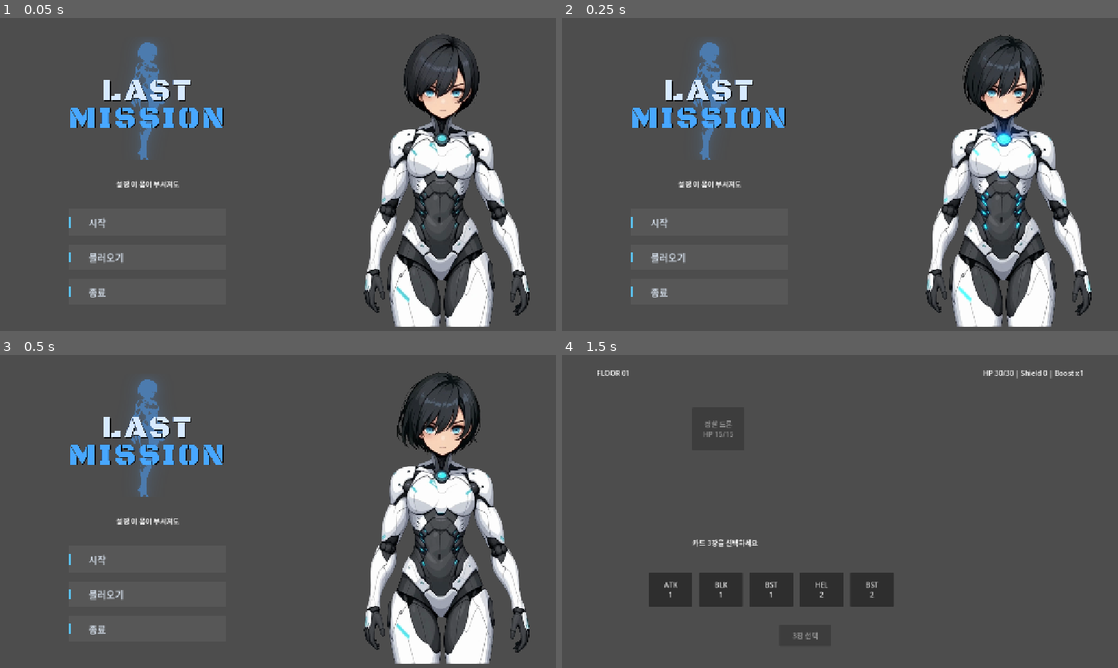
Above: before the commit, frames 1-4 (two rows, left to right).
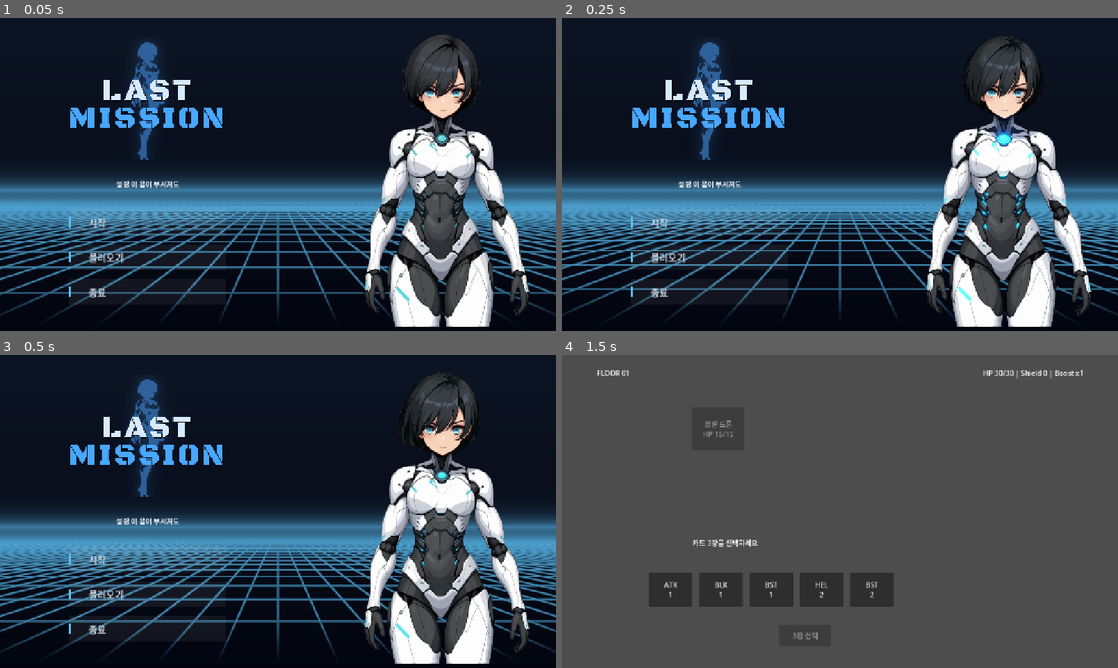
Above: after the commit, the same moments.

Repository: solitaryflyingbird/game_2026_02
Game: Godot game, scene res://main.tscn
The game is run twice, just before and just after one commit, with the same random seed, the same clock (stepped at 60 frames per second) and the same inputs. The project has no main scene, so this scene is started directly.
Inputs:
- Up to frame 1 (0.05 s): no input
- Up to frame 2 (0.25 s): no input
- Up to frame 3 (0.5 s): no input
- Up to frame 4 (1.5 s): click "시작" at 0.5 s; click "전투 개시" at 1.25 s

The runs differ from the first frame. In frame 1, 82% of the frame differs, in the area x 0-100%, y 0-100%; in frame 2, 82%; in frame 3, 82%; in frame 4, nothing differs.

Commit message:
와이어프레임 배경 셰이더 + 캐릭터 가장자리 픽셀 정리
- ui/title_grid.gdshader: Tron 그리드 + 호라이즌 글로우 (TIME 기반 스크롤)
- ui/character_edge.gdshader: 머리 가장자리 다크닝 (어두운 이웃 컨텍스트
  기반)
- main.tscn: background_grid ColorRect 추가, character_idle에 edge 셰이더
  머터리얼 연결, 캐릭터 스케일/위치 조정
- 에셋/타이틀/*.png: alpha bleed + 흰색 가장자리 정리 + 머리마스크 영역
  내 이상치(주변 평균 대비 튀는 밝은 픽셀) 제거
- 에셋/타이틀/머리마스크.png: 가장자리 정리 영역 마스크
- mockup/: 도시 실루엣 3안 + 와이어프레임 배경 안 추가, 미선택 안 정리

Co-Authored-By: Claude Opus 4.6 (1M context) <noreply@anthropic.com>

Diff:
--- a/main.tscn
+++ b/main.tscn
@@ -12,6 +12,26 @@
 [ext_resource type="Texture2D" uid="uid://gmc462r3rd1e" path="res://에셋/타이틀/7.png" id="10_ch7"]
 [ext_resource type="Texture2D" uid="uid://ba1y1qqqsb0jq" path="res://에셋/타이틀/8.png" id="11_ch8"]
 [ext_resource type="PackedScene" path="res://ui/title_button.tscn" id="12_titlebtn"]
+[ext_resource type="Shader" uid="uid://bgpaetre5ndfc" path="res://ui/title_grid.gdshader" id="13_grid"]
+[ext_resource type="Shader" uid="uid://vxoq4uuuojc0" path="res://ui/character_edge.gdshader" id="14_chredge"]
+
+[sub_resource type="ShaderMaterial" id="ShaderMaterial_grid"]
+shader = ExtResource("13_grid")
+shader_parameter/scroll_speed = 0.25
+shader_parameter/horizon = 0.55
+shader_parameter/line_color = Color(0.357, 0.753, 0.925, 1)
+shader_parameter/bg_top = Color(0.05, 0.08, 0.14, 1)
+shader_parameter/bg_bot = Color(0.01, 0.02, 0.06, 1)
+shader_parameter/grid_size = 0.4
+shader_parameter/horizon_glow = 0.6
+shader_parameter/line_intensity = 0.7
+
+[sub_resource type="ShaderMaterial" id="ShaderMaterial_chredge"]
+shader = ExtResource("14_chredge")
+shader_parameter/hair_brightness_max = 0.4
+shader_parameter/hair_min_dark = 3
+shader_parameter/darken_strength = 1.0
+shader_parameter/edge_alpha_threshold = 0.98
 
 [sub_resource type="SpriteFrames" id="SpriteFrames_idle"]
 animations = [{
@@ -56,7 +76,15 @@
 offset_right = 40.0
 offset_bottom = 40.0
 
+[node name="background_grid" type="ColorRect" parent="run_ui/title_screen" unique_id=338069454]
+material = SubResource("ShaderMaterial_grid")
+layout_mode = 0
+offset_right = 1280.0
+offset_bottom = 720.0
+mouse_filter = 2
+
 [node name="character_idle" type="AnimatedSprite2D" parent="run_ui/title_screen" unique_id=685858756]
+material = SubResource("ShaderMaterial_chredge")
 position = Vector2(1020, 360)
 scale = Vector2(0.55, 0.55)
 sprite_frames = SubResource("SpriteFrames_idle")
--- a/mockup/button_안A_사이드바.svg
+++ /dev/null
@@ -1,44 +0,0 @@
-<svg xmlns="http://www.w3.org/2000/svg" width="640" height="520" viewBox="0 0 640 520">
-  <rect width="640" height="520" fill="#0F1620"/>
-
-  <text x="320" y="42" font-family="Apple SD Gothic Neo, -apple-system, sans-serif"
-        font-size="22" font-weight="600" fill="#E8EEF5" text-anchor="middle">
-    안 A — 사이드 액센트 바
-  </text>
-  <line x1="60" y1="68" x2="580" y2="68" stroke="#1F2A3A" stroke-width="1"/>
-
-  <!-- 시작 (HOVER) -->
-  <g transform="translate(140, 110)">
-    <rect width="360" height="64" fill="#FFFFFF" fill-opacity="0.06"/>
-    <rect x="0" y="0" width="4" height="64" fill="#5BC0EC"/>
-    <text x="44" y="41" font-family="Apple SD Gothic Neo, sans-serif"
-          font-size="22" font-weight="500" fill="#5BC0EC" letter-spacing="2">시작</text>
-    <text x="340" y="41" font-family="Apple SD Gothic Neo, sans-serif"
-          font-size="11" fill="#5BC0EC" text-anchor="end" opacity="0.7">▸</text>
-  </g>
-
-  <!-- 불러오기 (NORMAL) -->
-  <g transform="translate(140, 200)">
-    <rect width="360" height="64" fill="#FFFFFF" fill-opacity="0.025"/>
-    <rect x="0" y="20" width="4" height="24" fill="#5BC0EC" fill-opacity="0.55"/>
-    <text x="44" y="41" font-family="Apple SD Gothic Neo, sans-serif"
-          font-size="22" font-weight="500" fill="#C8D2DE" letter-spacing="2">불러오기</text>
-  </g>
-
-  <!-- 종료 (NORMAL) -->
-  <g transform="translate(140, 290)">
-    <rect width="360" height="64" fill="#FFFFFF" fill-opacity="0.025"/>
-    <rect x="0" y="20" width="4" height="24" fill="#5BC0EC" fill-opacity="0.55"/>
-    <text x="44" y="41" font-family="Apple SD Gothic Neo, sans-serif"
-          font-size="22" font-weight="500" fill="#C8D2DE" letter-spacing="2">종료</text>
-  </g>
-
-  <text x="320" y="430" font-family="Apple SD Gothic Neo, sans-serif"
-        font-size="13" fill="#6A7A8E" text-anchor="middle">
-    프레임 없음. 좌측 사이드바가 호버 시 풀하이트로 확장 + 텍스트 시안화
-  </text>
-  <text x="320" y="452" font-family="Apple SD Gothic Neo, sans-serif"
-        font-size="12" fill="#48566A" text-anchor="middle">
-    가장 가벼움. 배경 일러스트 위에 얹어도 안 부딪힘
-  </text>
-</svg>
--- a/mockup/button_안B_언더라인.svg
+++ /dev/null
@@ -1,56 +0,0 @@
-<svg xmlns="http://www.w3.org/2000/svg" width="640" height="520" viewBox="0 0 640 520">
-  <defs>
-    <linearGradient id="cardFill" x1="0" y1="0" x2="0" y2="1">
-      <stop offset="0%" stop-color="#FFFFFF" stop-opacity="0.07"/>
-      <stop offset="100%" stop-color="#FFFFFF" stop-opacity="0.015"/>
-    </linearGradient>
-    <linearGradient id="cardFillHover" x1="0" y1="0" x2="0" y2="1">
-      <stop offset="0%" stop-color="#FFFFFF" stop-opacity="0.13"/>
-      <stop offset="100%" stop-color="#FFFFFF" stop-opacity="0.03"/>
-    </linearGradient>
-  </defs>
-
-  <rect width="640" height="520" fill="#0F1620"/>
-
-  <text x="320" y="42" font-family="Apple SD Gothic Neo, -apple-system, sans-serif"
-        font-size="22" font-weight="600" fill="#E8EEF5" text-anchor="middle">
-    안 B — 언더라인 카드
-  </text>
-  <line x1="60" y1="68" x2="580" y2="68" stroke="#1F2A3A" stroke-width="1"/>
-
-  <!-- 시작 (HOVER) -->
-  <g transform="translate(140, 110)">
-    <rect width="360" height="64" fill="url(#cardFillHover)"/>
-    <line x1="0" y1="63.5" x2="360" y2="63.5" stroke="#5BC0EC" stroke-width="2"/>
-    <text x="180" y="41" font-family="Apple SD Gothic Neo, sans-serif"
-          font-size="22" font-weight="500" fill="#FFFFFF"
-          text-anchor="middle" letter-spacing="3">시작</text>
-  </g>
-
-  <!-- 불러오기 (NORMAL) -->
-  <g transform="translate(140, 200)">
-    <rect width="360" height="64" fill="url(#cardFill)"/>
-    <line x1="0" y1="63.5" x2="360" y2="63.5" stroke="#3A6E8A" stroke-width="1"/>
-    <text x="180" y="41" font-family="Apple SD Gothic Neo, sans-serif"
-          font-size="22" font-weight="500" fill="#C8D2DE"
-          text-anchor="middle" letter-spacing="3">불러오기</text>
-  </g>
-
-  <!-- 종료 (NORMAL) -->
-  <g transform="translate(140, 290)">
-    <rect width="360" height="64" fill="url(#cardFill)"/>
-    <line x1="0" y1="63.5" x2="360" y2="63.5" stroke="#3A6E8A" stroke-width="1"/>
-    <text x="180" y="41" font-family="Apple SD Gothic Neo, sans-serif"
-          font-size="22" font-weight="500" fill="#C8D2DE"
-          text-anchor="middle" letter-spacing="3">종료</text>
-  </g>
-
-  <text x="320" y="430" font-family="Apple SD Gothic Neo, sans-serif"
-        font-size="13" fill="#6A7A8E" text-anchor="middle">
-    상하 그라데이션 + 하단 1px 라인. 호버 시 라인 두께 2px / 시안 + 텍스트 흰색
-  </text>
-  <text x="320" y="452" font-family="Apple SD Gothic Neo, sans-serif"
-        font-size="12" fill="#48566A" text-anchor="middle">
-    잡지/UI 스타일. 텍스트 중앙정렬이 깔끔
-  </text>
-</svg>
--- a/mockup/button_안C_각진미니멀.svg
+++ /dev/null
@@ -1,54 +0,0 @@
-<svg xmlns="http://www.w3.org/2000/svg" width="640" height="520" viewBox="0 0 640 520">
-  <rect width="640" height="520" fill="#0F1620"/>
-
-  <text x="320" y="42" font-family="Apple SD Gothic Neo, -apple-system, sans-serif"
-        font-size="22" font-weight="600" fill="#E8EEF5" text-anchor="middle">
-    안 C — 각진 아웃라인 (절제판)
-  </text>
-  <line x1="60" y1="68" x2="580" y2="68" stroke="#1F2A3A" stroke-width="1"/>
-
-  <!-- 시작 (HOVER) -->
-  <g transform="translate(140, 110)">
-    <polygon points="10,0 350,0 360,10 360,54 350,64 10,64 0,54 0,10"
-             fill="#FFFFFF" fill-opacity="0.05"
-             stroke="#E8EEF5" stroke-width="1"/>
-    <text x="320" y="16" font-family="Menlo, monospace"
-          font-size="9" fill="#5BC0EC" letter-spacing="1">// 01</text>
-    <text x="180" y="41" font-family="Apple SD Gothic Neo, sans-serif"
-          font-size="22" font-weight="500" fill="#FFFFFF"
-          text-anchor="middle" letter-spacing="2">시작</text>
-  </g>
-
-  <!-- 불러오기 (NORMAL) -->
-  <g transform="translate(140, 200)">
-    <polygon points="10,0 350,0 360,10 360,54 350,64 10,64 0,54 0,10"
-             fill="#FFFFFF" fill-opacity="0.02"
-             stroke="#5C6878" stroke-width="1"/>
-    <text x="320" y="16" font-family="Menlo, monospace"
-          font-size="9" fill="#3A6E8A" letter-spacing="1">// 02</text>
-    <text x="180" y="41" font-family="Apple SD Gothic Neo, sans-serif"
-          font-size="22" font-weight="500" fill="#C8D2DE"
-          text-anchor="middle" letter-spacing="2">불러오기</text>
-  </g>
-
-  <!-- 종료 (NORMAL) -->
-  <g transform="translate(140, 290)">
-    <polygon points="10,0 350,0 360,10 360,54 350,64 10,64 0,54 0,10"
-             fill="#FFFFFF" fill-opacity="0.02"
-             stroke="#5C6878" stroke-width="1"/>
-    <text x="320" y="16" font-family="Menlo, monospace"
-          font-size="9" fill="#3A6E8A" letter-spacing="1">// 03</text>
-    <text x="180" y="41" font-family="Apple SD Gothic Neo, sans-serif"
-          font-size="22" font-weight="500" fill="#C8D2DE"
-          text-anchor="middle" letter-spacing="2">종료</text>
-  </g>
-
-  <text x="320" y="430" font-family="Apple SD Gothic Neo, sans-serif"
-        font-size="13" fill="#6A7A8E" text-anchor="middle">
-    1px 컷코너 아웃라인 + 우상단 인덱스 마커. 호버 시 외곽 흰색 + 마커 시안
-  </text>
-  <text x="320" y="452" font-family="Apple SD Gothic Neo, sans-serif"
-        font-size="12" fill="#48566A" text-anchor="middle">
-    원래 안 1의 절제 버전. 로고의 각진 타이포와 맞으면서 덜 시끄러움
-  </text>
-</svg>
--- a/mockup/button_안D_더블라인.svg
+++ /dev/null
@@ -1,50 +0,0 @@
-<svg xmlns="http://www.w3.org/2000/svg" width="640" height="520" viewBox="0 0 640 520">
-  <rect width="640" height="520" fill="#0F1620"/>
-
-  <text x="320" y="42" font-family="Apple SD Gothic Neo, -apple-system, sans-serif"
-        font-size="22" font-weight="600" fill="#E8EEF5" text-anchor="middle">
-    안 D — 더블 라인 / 터미널
-  </text>
-  <line x1="60" y1="68" x2="580" y2="68" stroke="#1F2A3A" stroke-width="1"/>
-
-  <!-- 시작 (HOVER) -->
-  <g transform="translate(140, 110)">
-    <line x1="0" y1="0.5" x2="360" y2="0.5" stroke="#E8EEF5" stroke-width="1"/>
-    <line x1="0" y1="63.5" x2="360" y2="63.5" stroke="#E8EEF5" stroke-width="1"/>
-    <polygon points="14,28 26,32 14,36" fill="#5BC0EC"/>
-    <text x="44" y="41" font-family="Apple SD Gothic Neo, sans-serif"
-          font-size="22" font-weight="500" fill="#FFFFFF"
-          letter-spacing="3">시작</text>
-    <text x="346" y="41" font-family="Menlo, monospace"
-          font-size="10" fill="#5BC0EC" text-anchor="end">[ENTER]</text>
-  </g>
-
-  <!-- 불러오기 (NORMAL) -->
-  <g transform="translate(140, 200)">
-    <line x1="0" y1="0.5" x2="360" y2="0.5" stroke="#3A4858" stroke-width="1"/>
-    <line x1="0" y1="63.5" x2="360" y2="63.5" stroke="#3A4858" stroke-width="1"/>
-    <polygon points="14,28 24,32 14,36" fill="#3A6E8A"/>
-    <text x="44" y="41" font-family="Apple SD Gothic Neo, sans-serif"
-          font-size="22" font-weight="500" fill="#C8D2DE"
-          letter-spacing="3">불러오기</text>
-  </g>
-
-  <!-- 종료 (NORMAL) -->
-  <g transform="translate(140, 290)">
-    <line x1="0" y1="0.5" x2="360" y2="0.5" stroke="#3A4858" stroke-width="1"/>
-    <line x1="0" y1="63.5" x2="360" y2="63.5" stroke="#3A4858" stroke-width="1"/>
-    <polygon points="14,28 24,32 14,36" fill="#3A6E8A"/>
-    <text x="44" y="41" font-family="Apple SD Gothic Neo, sans-serif"
-          font-size="22" font-weight="500" fill="#C8D2DE"
-          letter-spacing="3">종료</text>
-  </g>
-
-  <text x="320" y="430" font-family="Apple SD Gothic Neo, sans-serif"
-        font-size="13" fill="#6A7A8E" text-anchor="middle">
-    상하 1px 라인 + 좌측 트라이앵글 마커. 좌우 테두리는 없음
-  </text>
-  <text x="320" y="452" font-family="Apple SD Gothic Neo, sans-serif"
-        font-size="12" fill="#48566A" text-anchor="middle">
-    HUD 터미널 톤. 호버 시 라인/마커 흰색화 + 우측 단축키 라벨 등장
-  </text>
-</svg>
--- /dev/null
+++ b/ui/character_edge.gdshader
@@ -0,0 +1,53 @@
+shader_type canvas_item;
+
+// Local sampling radius is hardcoded for loop unrolling.
+// Tunables below control which pixels qualify and how aggressively they darken.
+
+// A pixel counts as "dark opaque" (hair sample) if its max channel is below this.
+uniform float hair_brightness_max : hint_range(0.0, 1.0) = 0.40;
+
+// Minimum number of dark opaque neighbors needed to classify the local area as hair.
+uniform int hair_min_dark : hint_range(1, 12) = 3;
+
+// 1.0 = full premultiply (white edge → near black). 0.0 = no effect.
+uniform float darken_strength : hint_range(0.0, 1.0) = 1.0;
+
+// A neighbor with alpha below this triggers "edge" classification.
+uniform float edge_alpha_threshold : hint_range(0.0, 1.0) = 0.98;
+
+const int RADIUS = 2;
+
+void fragment() {
+    vec4 src = texture(TEXTURE, UV);
+    vec2 px = TEXTURE_PIXEL_SIZE;
+
+    float min_neighbor_a = src.a;
+    int dark_opaque = 0;
+
+    for (int dy = -RADIUS; dy <= RADIUS; dy++) {
+        for (int dx = -RADIUS; dx <= RADIUS; dx++) {
+            if (dx == 0 && dy == 0) {
+                continue;
+            }
+            vec4 n = texture(TEXTURE, UV + vec2(float(dx), float(dy)) * px);
+            min_neighbor_a = min(min_neighbor_a, n.a);
+
+            if (n.a > 0.98) {
+                float brightest = max(max(n.r, n.g), n.b);
+                if (brightest < hair_brightness_max) {
+                    dark_opaque++;
+                }
+            }
+        }
+    }
+
+    bool is_edge = min_neighbor_a < edge_alpha_threshold;
+    bool is_hair_zone = dark_opaque >= hair_min_dark;
+
+    if (is_edge && is_hair_zone) {
+        float factor = mix(1.0, src.a, darken_strength);
+        src.rgb *= factor;
+    }
+
+    COLOR = src;
+}
--- /dev/null
+++ b/ui/title_grid.gdshader
@@ -0,0 +1,45 @@
+shader_type canvas_item;
+
+uniform float scroll_speed : hint_range(0.0, 2.0) = 0.25;
+uniform float horizon : hint_range(0.0, 1.0) = 0.5;
+uniform vec3 line_color : source_color = vec3(0.357, 0.753, 0.925);
+uniform vec3 bg_top : source_color = vec3(0.05, 0.08, 0.14);
+uniform vec3 bg_bot : source_color = vec3(0.01, 0.02, 0.06);
+uniform float grid_size : hint_range(0.05, 1.0) = 0.4;
+uniform float horizon_glow : hint_range(0.0, 2.0) = 0.7;
+uniform float line_intensity : hint_range(0.0, 2.0) = 0.8;
+
+float grid_line(float coord) {
+    float d = abs(fract(coord - 0.5) - 0.5);
+    float w = fwidth(coord) * 1.2;
+    return 1.0 - smoothstep(0.0, w, d);
+}
+
+void fragment() {
+    vec2 uv = UV;
+    vec3 bg = mix(bg_top, bg_bot, uv.y);
+    vec3 col = bg;
+
+    if (uv.y > horizon) {
+        float dy = uv.y - horizon;
+        float depth = grid_size / (dy + 0.001);
+        float z = depth - TIME * scroll_speed;
+        float x_world = (uv.x - 0.5) * depth * 4.0;
+
+        float line_z = grid_line(z / grid_size);
+        float line_x = grid_line(x_world / grid_size);
+        float grid = max(line_x, line_z);
+
+        float fade_top = smoothstep(0.0, 0.06, dy);
+        float fade_bot = 1.0 - smoothstep(0.82, 1.0, uv.y);
+        float fade = fade_top * fade_bot;
+
+        col += line_color * grid * line_intensity * fade;
+    }
+
+    float horizon_dist = abs(uv.y - horizon);
+    float glow = exp(-horizon_dist * 35.0) * horizon_glow;
+    col += line_color * glow;
+
+    COLOR = vec4(col, 1.0);
+}
Binary file added: mockup/bg_안4_사이버시티.png
Not shown, changed: mockup/bg_안4_사이버시티.png.import
Binary file added: mockup/bg_안5_와이어프레임.png
Not shown, changed: mockup/bg_안5_와이어프레임.png.import
Not shown, removed: mockup/button_안B_언더라인.svg.import
Binary file added: mockup/city_안1_네온스카이라인.png
Not shown, changed: mockup/city_안1_네온스카이라인.png.import
Binary file added: mockup/city_안2_폐허산업.png
Not shown, changed: mockup/city_안2_폐허산업.png.import
Binary file added: mockup/city_안3_거대구조물.png
Not shown, changed: mockup/city_안3_거대구조물.png.import
Binary file removed: mockup/layout_안ㄱ_refined.png
(and 17 more such lines)
